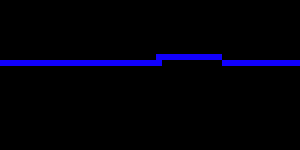
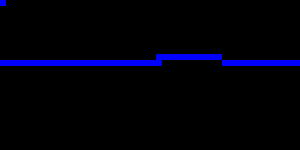
The second w=300, h=150 image is a revision of the first. Changes to its layers:
painted on "Background" over [0, 0, 300, 66]
